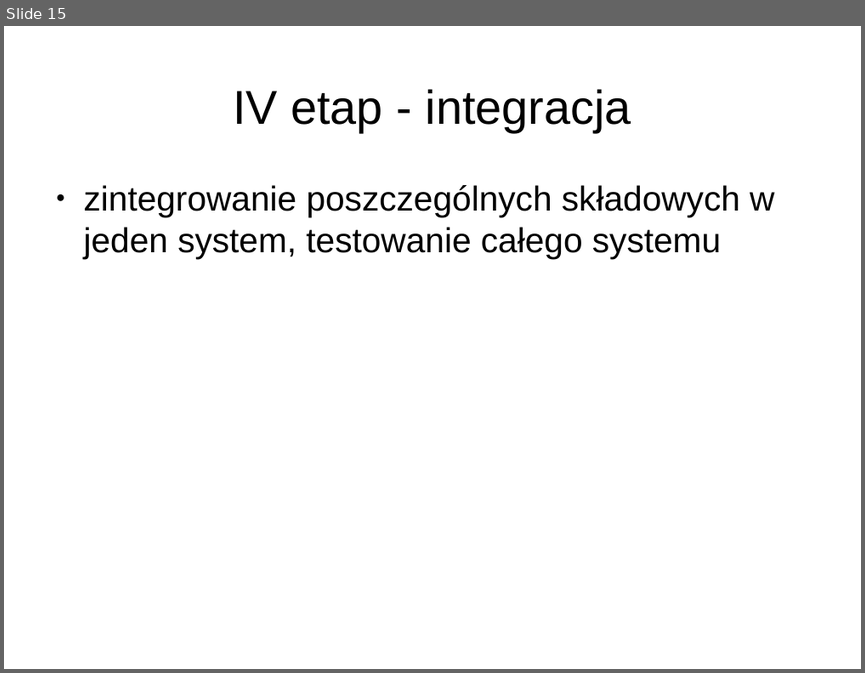
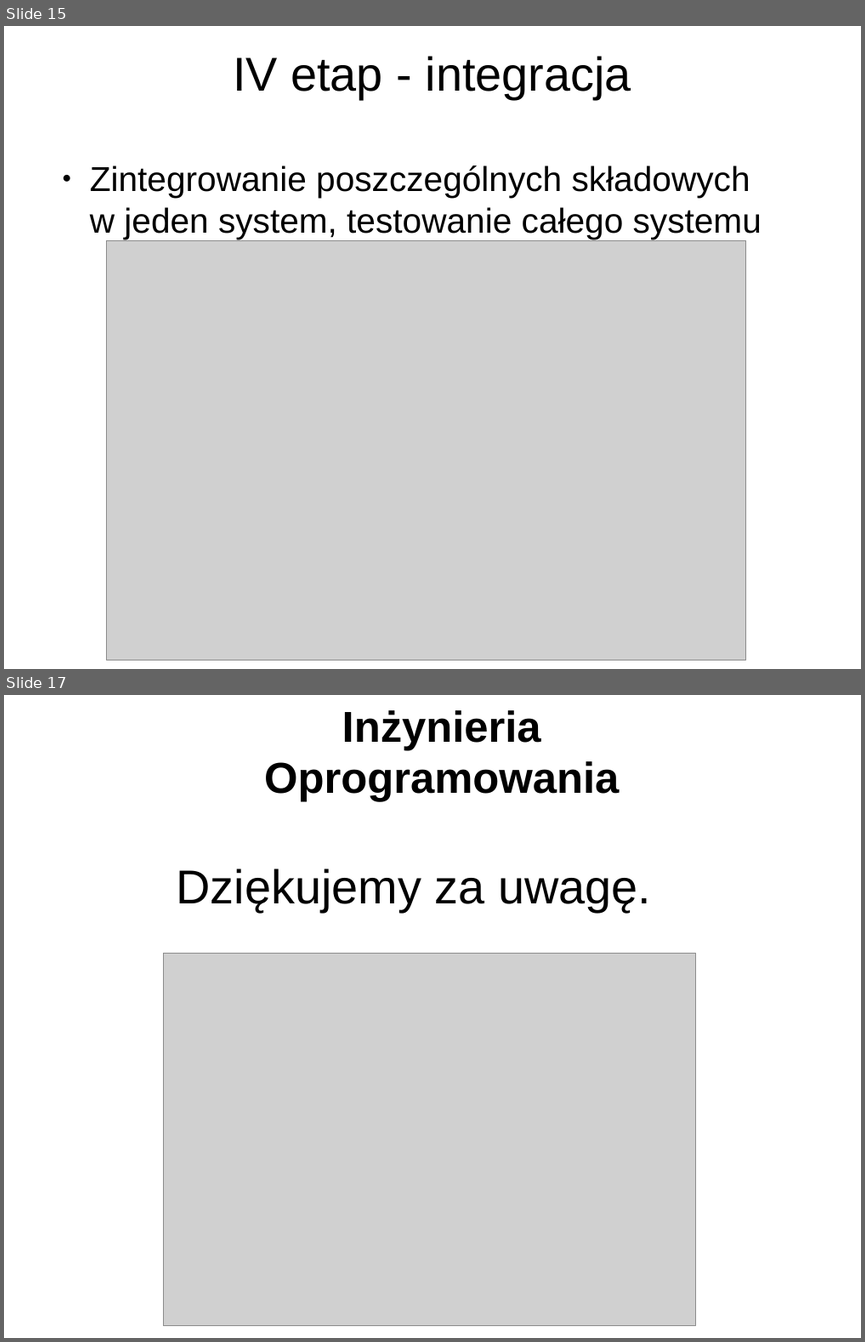
Before and after one commit to ZUTIO/IO, a slide deck: IO - prezentacja.odp. Shown one above the other, each under a label of ours: slide 15 before the commit, slides 15 and 17 after it; the slides between them are not shown. The pictures are 865x673 and 865x1342 pixels, drawn with LibreOffice and Linux fonts; fonts in the diff are those of the drawing; grey boxes stand for pictures; background and template pictures are left out. Boxes give left, top, right and bottom in pixels: in the first picture for what was removed or moved away, otherwise in the second. Text is boxed around its words. In the diff, an @@ line names an element or a change of style, - is before the commit and + after.

```diff
--- a/IO - prezentacja.odp
+++ b/IO - prezentacja.odp
@@ slide 17 added at (4,695,861,1338), background picture (left out) @@
@@ title added at (264,710,619,802), 40 pt, text #000000, bold @@
+Inżynieria Oprogramowania
@@ title added at (177,868,651,912), 44 pt, text #000000 @@
+Dziękujemy za uwagę.
@@ picture added at (164,953,696,1326) @@
@@ slide 15 changed as well @@
@@ title "IV etap - integracja": place and size @@
-title "IV etap - integracja" at (233,89,631,132)
+title "IV etap - integracja" at (233,56,631,99)
@@ text at (90,165,761,238): text changed @@
-● zintegrowanie poszczególnych składowych w jeden system, testowanie całego systemu
+● Zintegrowanie poszczególnych składowych w jeden system, testowanie całego systemu
@@ picture added at (107,240,747,660) @@
```
Also in this commit, not shown: 14 other slides changed, 1 other slide added, 21 other files.
